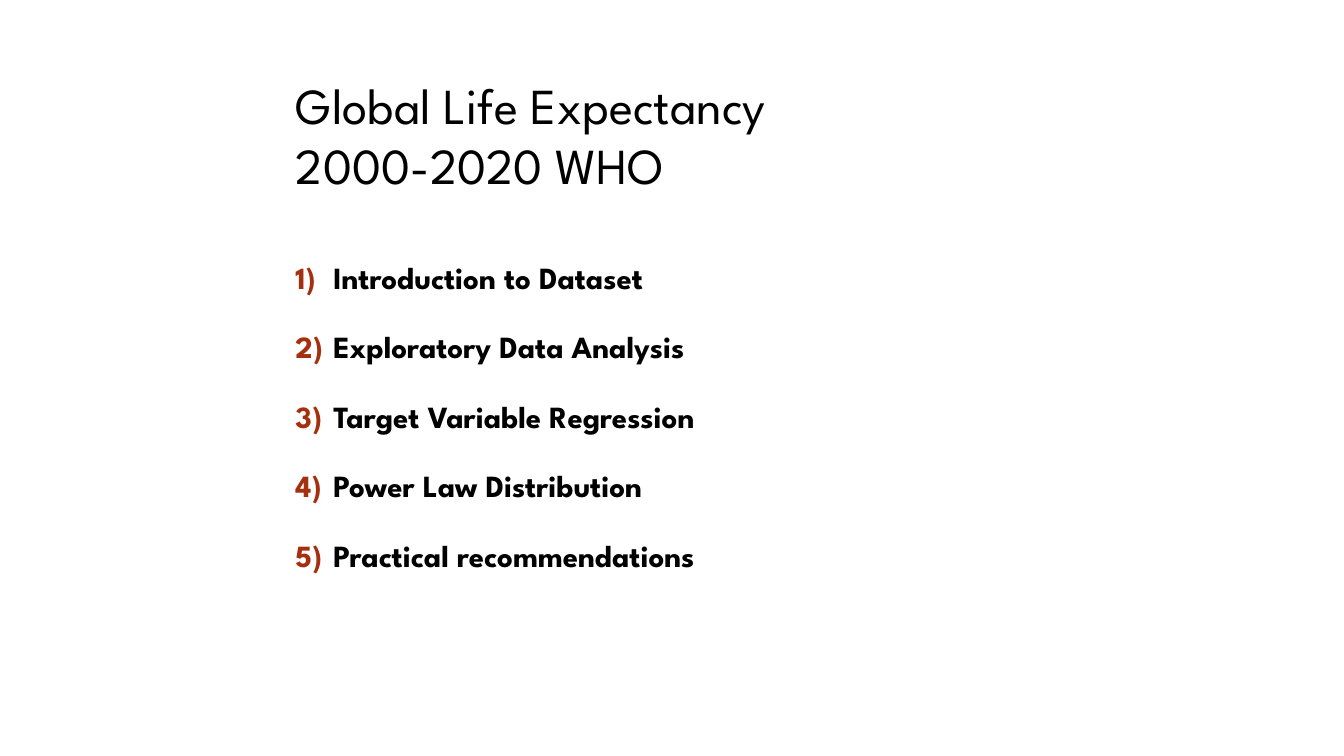
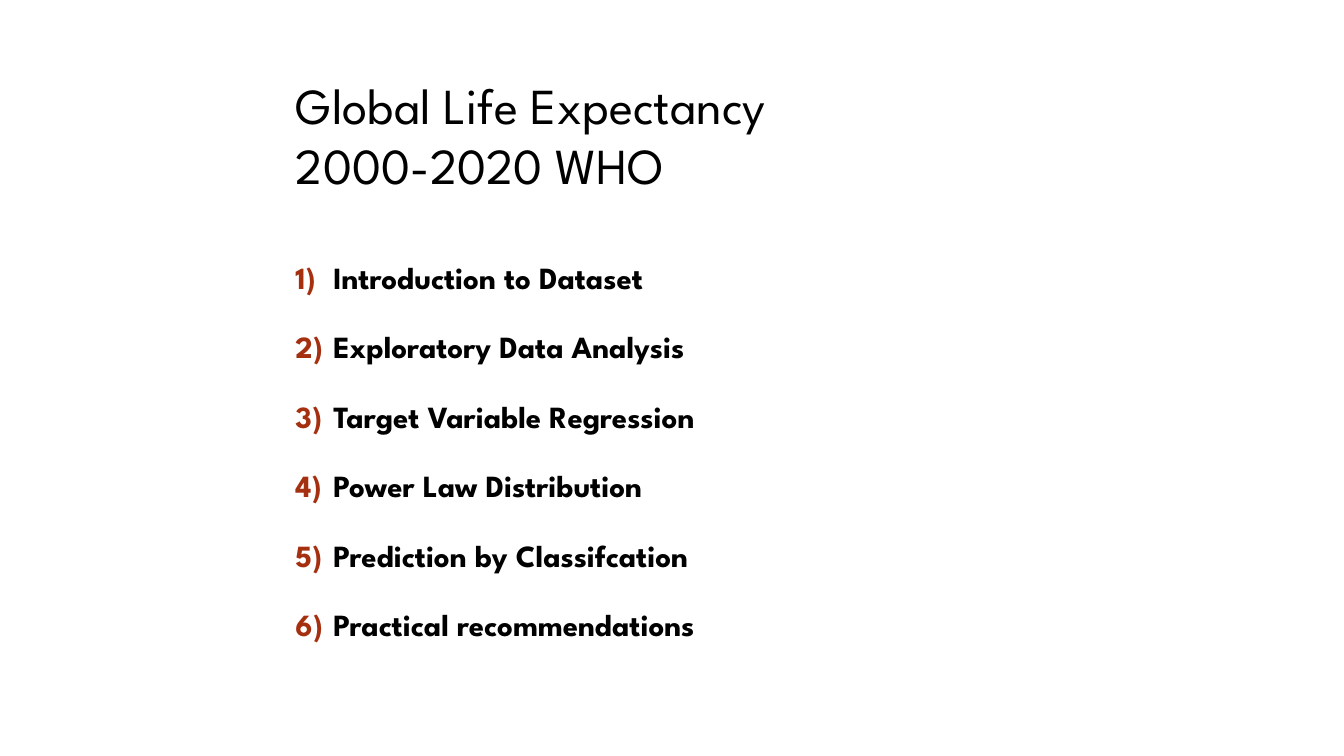
Before and after one commit to lepetitnoir/ML_WHO_Life_Expectancy, a slide deck: slide 2 of Presentation_WHO.pptx. Drawn at 1344x756 pixels with LibreOffice and Linux fonts; fonts in the diff are those of the drawing; background and template pictures are left out. Boxes give left, top, right and bottom in pixels: in the first picture for what was removed or moved away, otherwise in the second. Text is boxed around its words. In the diff, an @@ line names an element or a change of style, - is before the commit and + after.

```diff
--- a/Presentation_WHO.pptx
+++ b/Presentation_WHO.pptx
@@ text at [333, 545, 688, 574]: paragraph added @@
+5) Prediction by Classifcation
```
Also in this commit, not shown: 1 other slide changed, 1 slide added, 2 other files.
